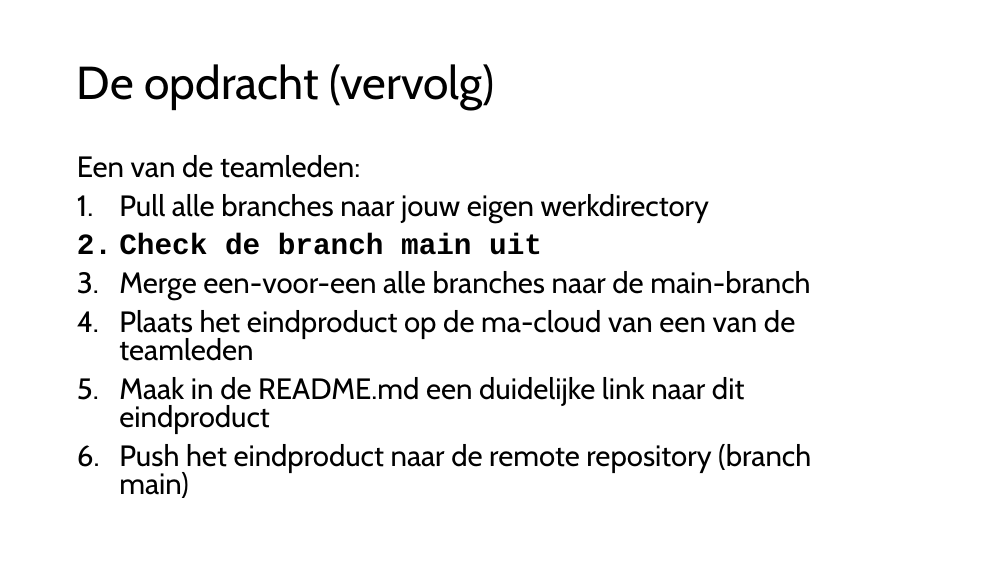
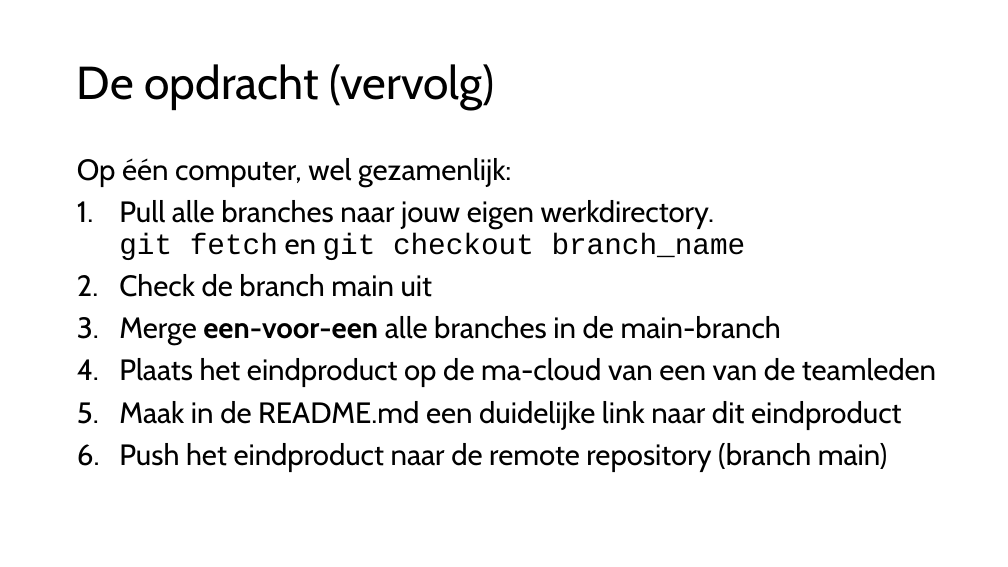
Before and after one commit to djsjollema/lessen-gamedevelopment, a slide deck: slide 10 of M2/Skill/2-Merge/2-merge.pptx (slide 9 before the commit). Drawn at 1008x567 pixels with LibreOffice and Linux fonts; fonts in the diff are those of the drawing. Boxes give left, top, right and bottom in pixels: in the first picture for what was removed or moved away, otherwise in the second. Text is boxed around its words. In the diff, an @@ line names an element or a change of style, - is before the commit and + after.

Commit message:
Update in presentation for M2.2 git Merge

```diff
--- a/M2/Skill/2-Merge/2-merge.pptx
+++ b/M2/Skill/2-Merge/2-merge.pptx
@@ text at [77, 158, 746, 260]: text changed @@
-Een van de teamleden:
-1. Pull alle branches naar jouw eigen werkdirectory
+Op één computer, wel gezamenlijk:
+1. Pull alle branches naar jouw eigen werkdirectory.
+   git fetch en git checkout branch_name
@@ text at [119, 274, 936, 472]: font Courier New to Cabin, bold off in "Check de branch main uit"; line spacing 0.8 to 0.9 @@
@@ text at [119, 316, 781, 345]: text changed @@
-3. Merge een-voor-een alle branches naar de main-branch
+3. Merge een-voor-een alle branches in de main-branch
```
Also in this commit, not shown: 9 other slides changed, 1 slide added.
